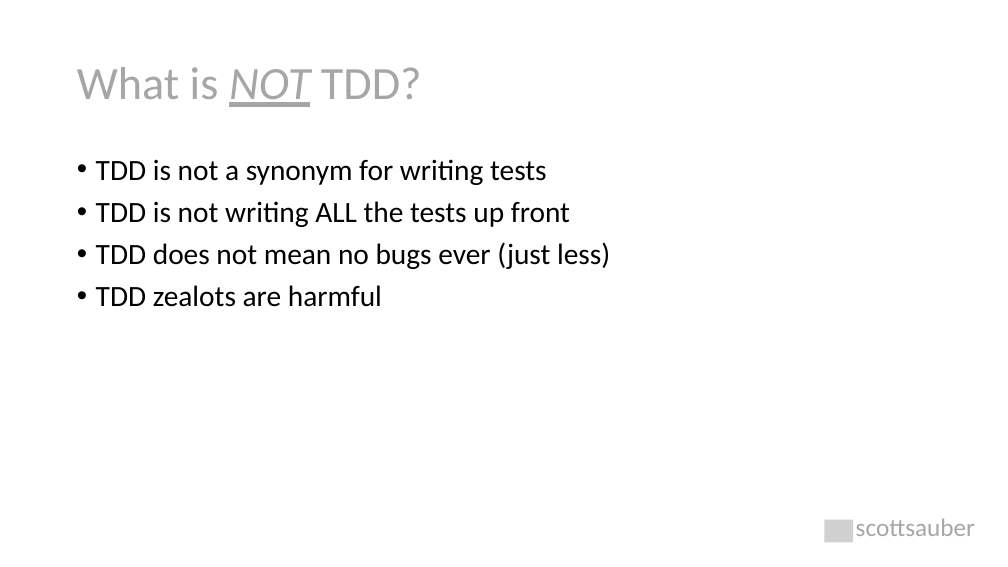
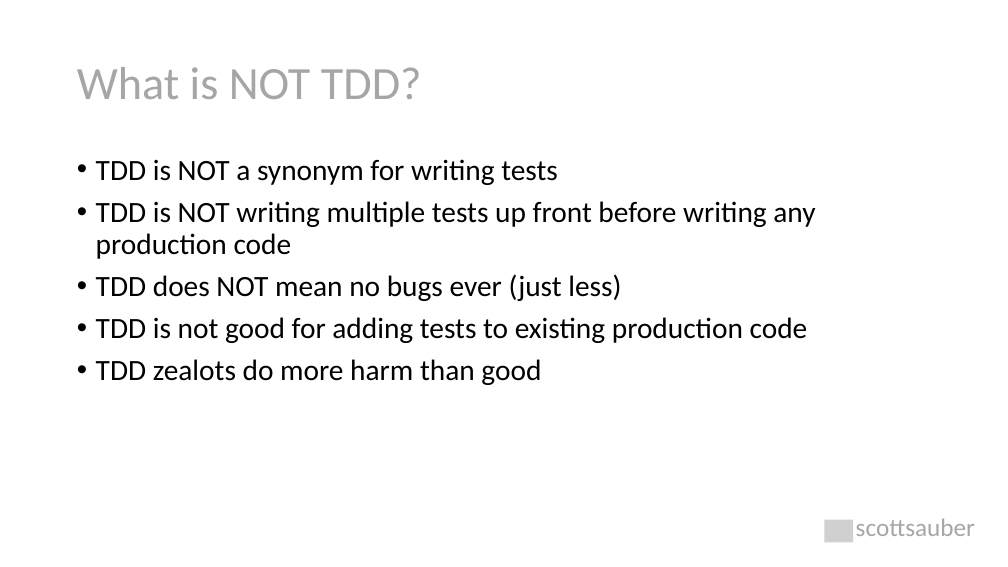
Before and after one commit to scottsauber/talks, a slide deck: slide 13 of 2023-11-09-JetBrains-TDDWithBlazor/TDD with Blazor.pptx (slide 10 before the commit). Drawn at 1008x567 pixels with LibreOffice and Linux fonts; fonts in the diff are those of the drawing; grey boxes stand for pictures. Boxes give left, top, right and bottom in pixels: in the first picture for what was removed or moved away, otherwise in the second. Text is boxed around its words. In the diff, an @@ line names an element or a change of style, - is before the commit and + after.

```diff
--- a/2023-11-09-JetBrains-TDDWithBlazor/TDD with Blazor.pptx
+++ b/2023-11-09-JetBrains-TDDWithBlazor/TDD with Blazor.pptx
@@ title "What is NOT TDD?" at (77,67,422,99): italic off, underline off in "NOT" @@
@@ text at (96,159,815,385): text changed @@
-• TDD is not a synonym for writing tests
-• TDD is not writing ALL the tests up front
-• TDD does not mean no bugs ever (just less)
-• TDD zealots are harmful
+• TDD is NOT a synonym for writing tests
+• TDD is NOT writing multiple tests up front before writing any production code
+• TDD does NOT mean no bugs ever (just less)
+• TDD is not good for adding tests to existing production code
+• TDD zealots do more harm than good
```
Also in this commit, not shown: 7 other slides changed, 4 slides added, 1 other file.
